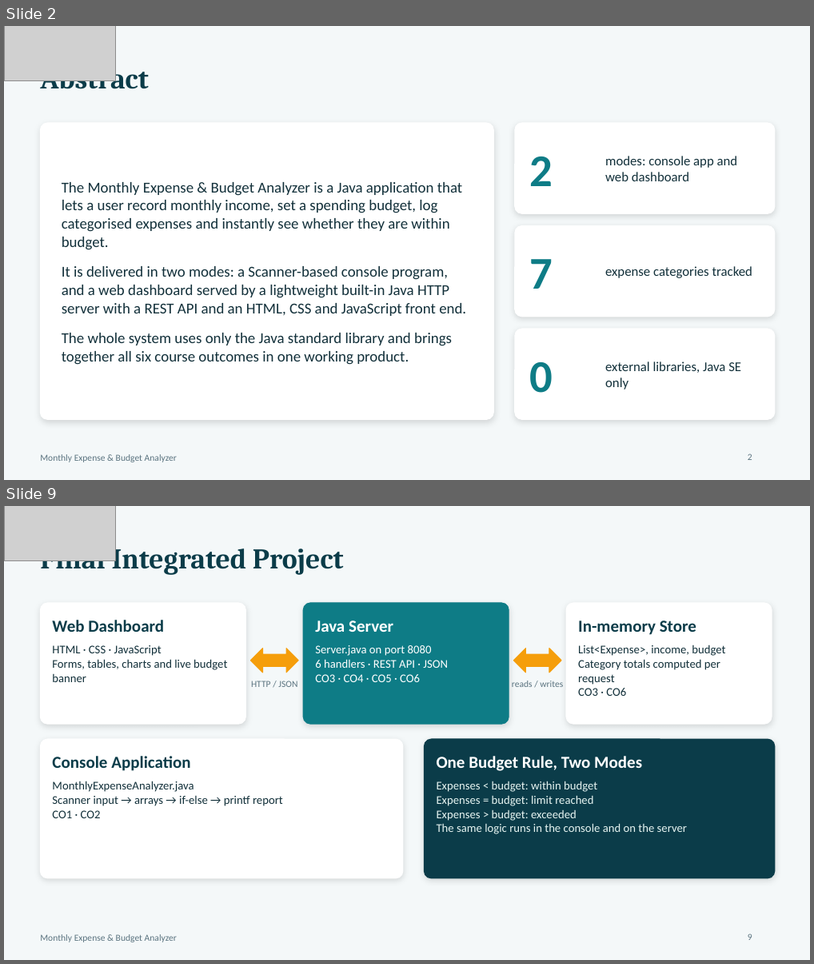
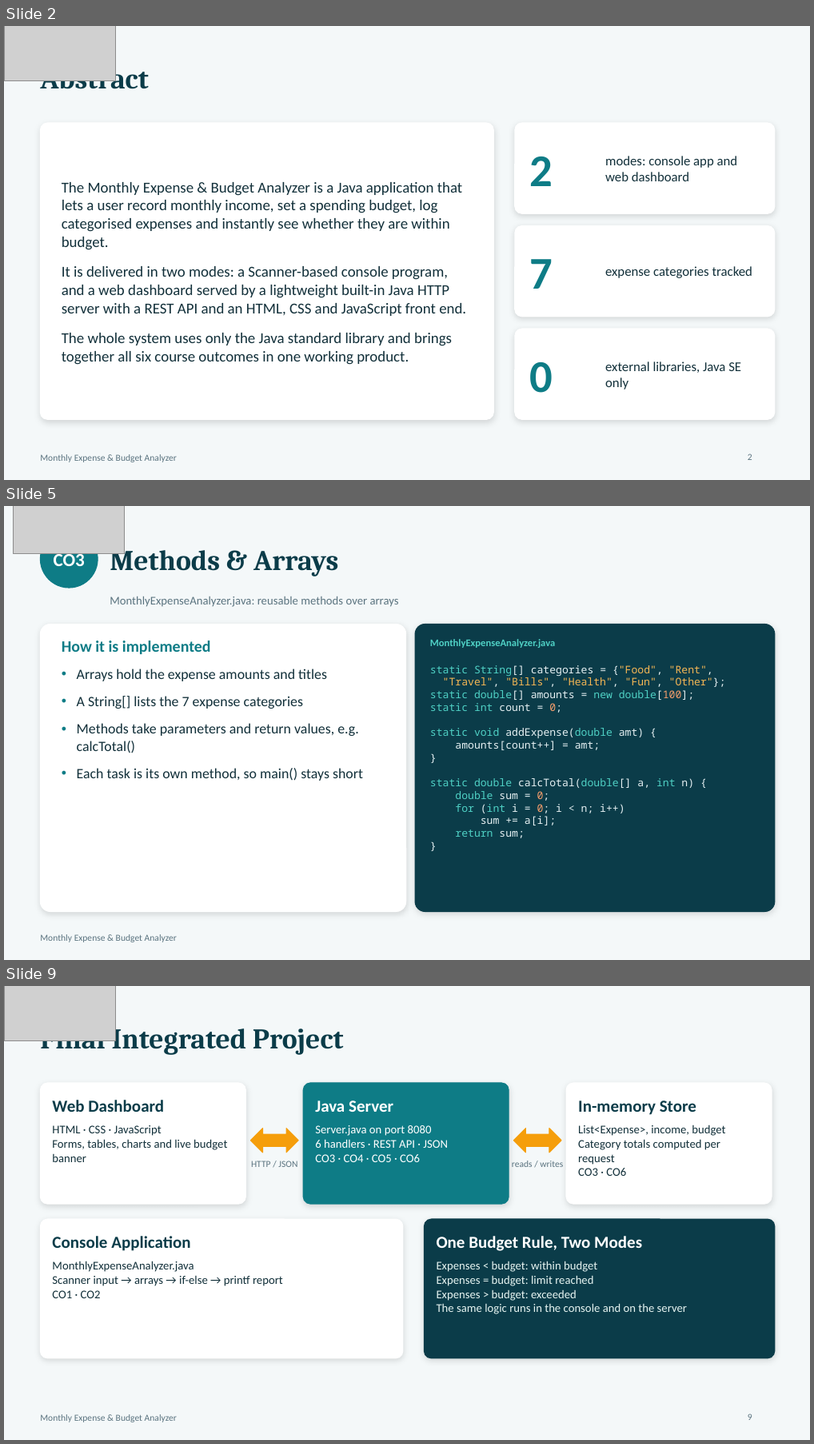
Before and after one commit to bheemavarapuSandeep/Monthly-Expensive---Budget-Analyzer, a slide deck: Expense_Analyzer_Project_Ppt.pptx. Shown one above the other, each under a label of ours: slides 2 and 9 before the commit, slides 2, 5 and 9 after it; the slides between them are not shown. The pictures are 814x964 and 814x1444 pixels, drawn with LibreOffice and Linux fonts; fonts in the diff are those of the drawing; grey boxes stand for pictures. Boxes give left, top, right and bottom in pixels: in the first picture for what was removed or moved away, otherwise in the second. Text is boxed around its words. In the diff, an @@ line names an element or a change of style, - is before the commit and + after.

```diff
--- a/Expense_Analyzer_Project_Ppt.pptx
+++ b/Expense_Analyzer_Project_Ppt.pptx
@@ slide 5 added at (4, 506, 810, 960), background #F4F8F9; not listed: 1 template element that a slide beside it also shows @@
@@ picture added at (14, 506, 125, 554) @@
@@ ellipse added at (40, 530, 98, 588), fill #0E7C86, outline #0E7C86 1 pt @@
@@ text added at (54, 550, 85, 566), 22 pt, text #FFFFFF, bold @@
+CO3
@@ title added at (110, 544, 338, 576), 34 pt, text #0B3C49, bold @@
+Methods & Arrays
@@ text added at (110, 596, 399, 607), 14 pt, text #5B7480 @@
+MonthlyExpenseAnalyzer.java: reusable methods over arrays
@@ rounded rectangle added at (40, 624, 406, 912), fill #FFFFFF, outline #FFFFFF 1 pt @@
@@ rounded rectangle added at (415, 624, 775, 912), fill #0B3C49, outline #0B3C49 1 pt @@
@@ text added at (62, 640, 363, 780), 17 pt, text #12303A @@
+How it is implemented
+• Arrays hold the expense amounts and titles
+• A String[] lists the 7 expense categories
+• Methods take parameters and return values, e.g. calcTotal()
+• Each task is its own method, so main() stays short
@@ text added at (430, 639, 555, 648), 12 pt, text #4FD1C5, bold @@
+MonthlyExpenseAnalyzer.java
@@ text added at (430, 665, 726, 838), 12.5 pt, text #E6F1F3 @@
+static String[] categories = {"Food", "Rent",
+"Travel", "Bills", "Health", "Fun", "Other"};
+static double[] amounts = new double[100];
+static int count = 0;
+static void addExpense(double amt) {
+amounts[count++] = amt;
+}
+static double calcTotal(double[] a, int n) {
+double sum = 0;
+for (int i = 0; i < n; i++)
+sum += a[i];
+return sum;
+}
```
Also in this commit, not shown: 5 other slides added, 6 slides removed.
